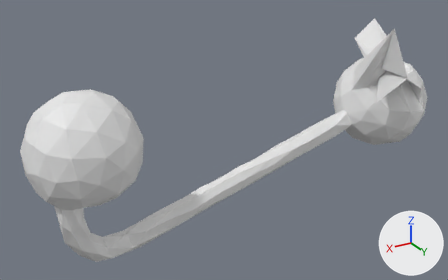
The OBJ model mesh_cnn/datasets/random_walks/T540.obj: old version first, new version second.
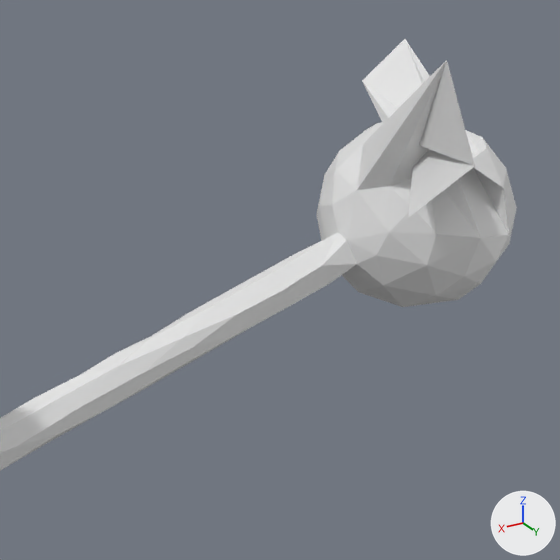
Each version appears first whole from a 50 mm lens placed at (1.167, 1.833, 0.933), pointed at (0.074, 0.012, 0.023), and next in a close-up on the part from 41% to 100% of the width and 0% to 94% of the height. The lights are fixed; the arrows at lower right show +X, +Y and +Z. Where no turn or scale is listed for an object, it has been applied to the vertices.

The first close-up shows 'T540'.
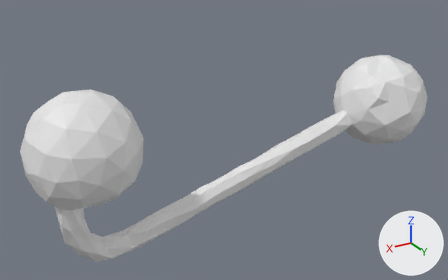
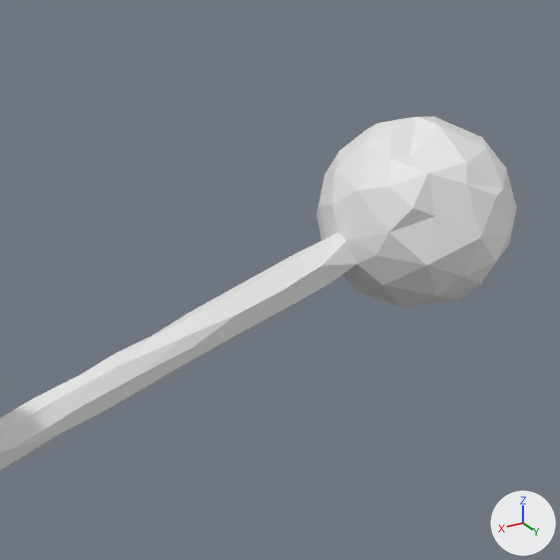
Diff of the bpy script that builds the scene:
```diff
--- a/mesh_cnn/datasets/random_walks/T540.obj.py
+++ b/mesh_cnn/datasets/random_walks/T540.obj.py
@@ me_t540 @@
 me_t540.from_pydata(...)  # 252 vertices, 500 faces; spans x -0.91..0.8, y -0.2..0.36, z -0.35..0.42
 # used by ob_t540; location = (0.0, 0.0, 0.0)
-me_t540.vertices[183].co = (-0.52, 0.23, 0.42)  # pixel (446, 59)
-me_t540.vertices[187].co = (-0.61, 0.17, 0.06)  # pixel (436, 233)
-me_t540.vertices[202].co = (-0.47, 0.36, 0.27)  # pixel (474, 166)
-me_t540.vertices[211].co = (-0.66, -0.12, 0.29)  # pixel (361, 80)
-me_t540.vertices[214].co = (-0.47, 0.23, 0.13)  # pixel (408, 217)
-me_t540.vertices[223].co = (-0.74, -0.1, 0.37)  # pixel (405, 38)
+# me_t540 part 1
+me_t540.vertices[183].co = (-0.59, 0.05, 0.18)  # pixel (390, 158)
+me_t540.vertices[187].co = (-0.62, 0.15, 0.09)  # pixel (435, 216)
+me_t540.vertices[202].co = (-0.63, 0.06, 0.18)  # pixel (409, 155)
+me_t540.vertices[211].co = (-0.68, 0.16, 0.14)  # pixel (466, 184)
+me_t540.vertices[214].co = (-0.71, 0.05, 0.23)  # pixel (438, 124)
+me_t540.vertices[223].co = (-0.75, 0.18, 0.11)  # pixel (497, 195)
```

Pixel boxes (x1, y1, x2, y2) of what changed, in the close-ups (560 x 560 px; the box of a moved part takes in the faces that stretch with it):
'T540', reshaped: before (0, 39, 517, 471); after (0, 117, 517, 471)
part 1 of me_t540, moved or reshaped: before (357, 39, 509, 265); after (357, 117, 509, 265)
